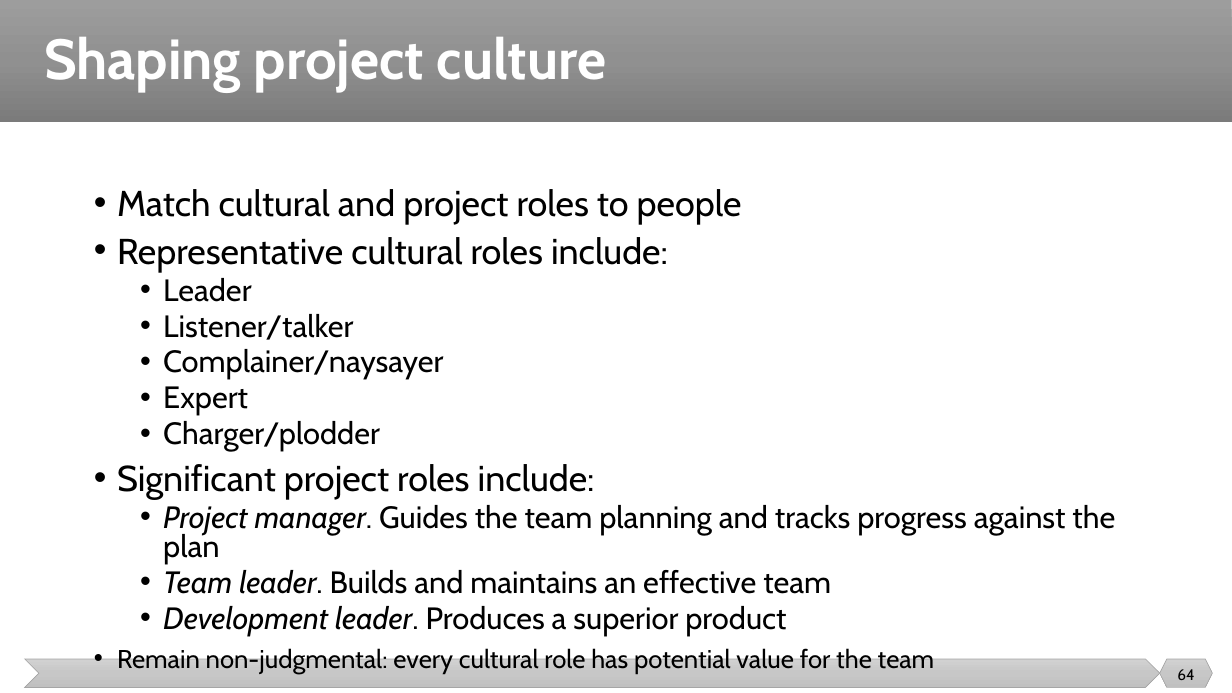
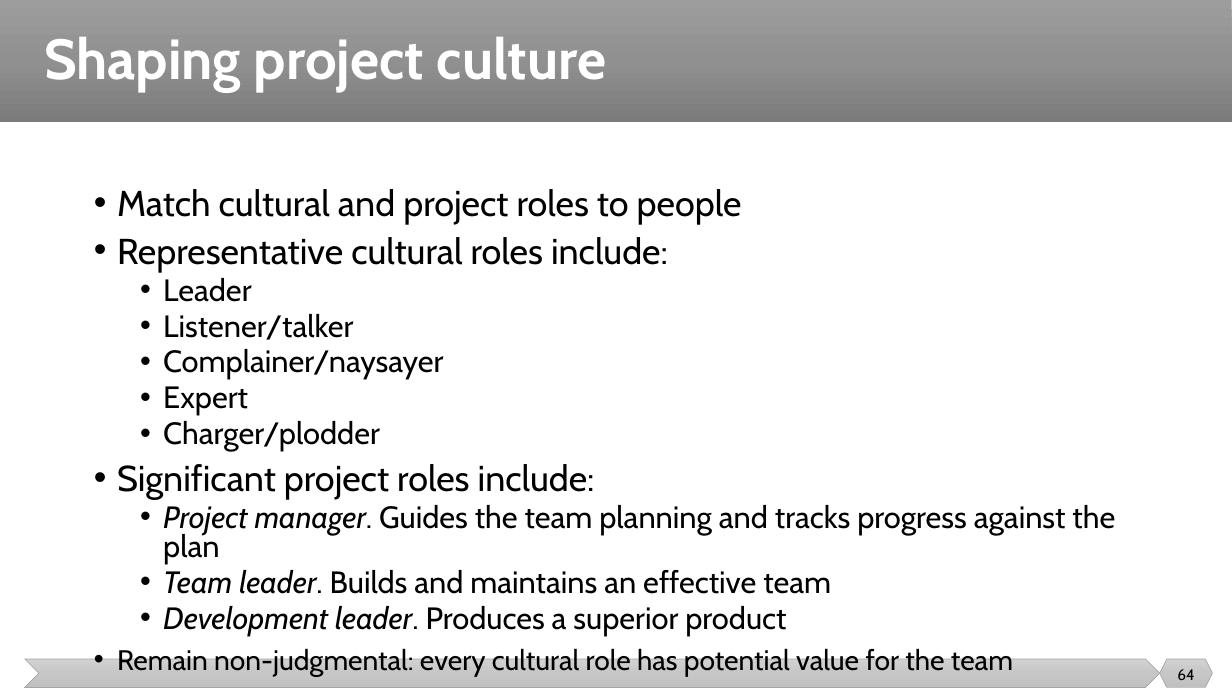
Before and after one commit to malenezi/malenezi, a slide deck: slide 64 of SE423/Lectures/3-Team/Team.pptx. Drawn at 1232x693 pixels with LibreOffice and Linux fonts; fonts in the diff are those of the drawing. Boxes give left, top, right and bottom in pixels: in the first picture for what was removed or moved away, otherwise in the second. Text is boxed around its words. In the diff, an @@ line names an element or a change of style, - is before the commit and + after.

```diff
--- a/SE423/Lectures/3-Team/Team.pptx
+++ b/SE423/Lectures/3-Team/Team.pptx
@@ text at (x1=117, y1=646, x2=1013, y2=676): size 20 to 22 pt in "Remain non-judgmental: every cultural role has potential ..." @@
```
Also in this commit, not shown: 6 other slides changed.
